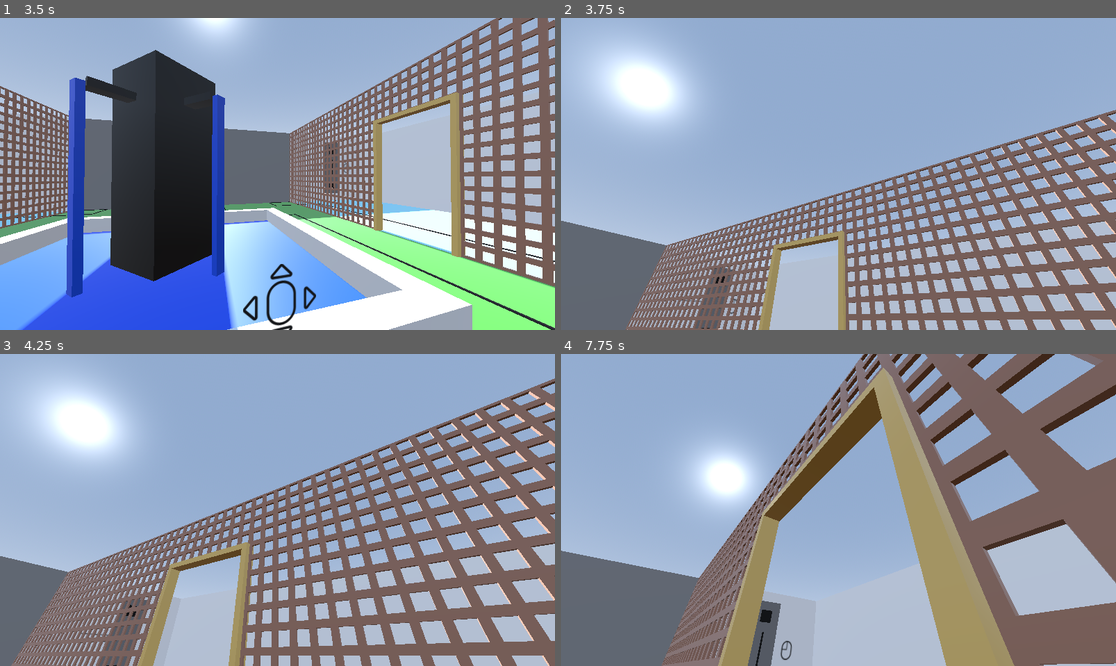
Above: before the commit, frames 1-4 (two rows, left to right).
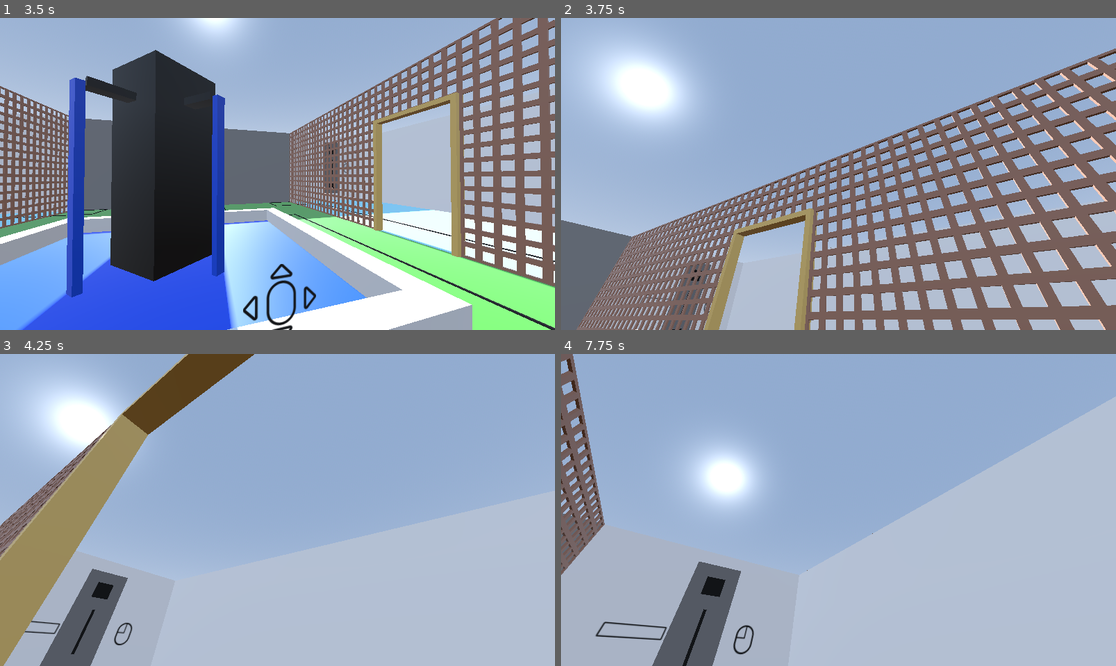
Above: after the commit, the same moments.

Repository: MarkRoss470/grid-puzzle-game
Game: Godot game, scene res://Main.tscn
Two runs of this game, one before a commit and one after it. Both use one fixed random seed, a clock stepped at 60 frames per second and the inputs below.
Inputs (mouse positions are in pixels of both pictures, inside the frame that each line leads up to):
- Up to frame 1 (3.5 s): tap Enter at 0.5 s; move the mouse to (305, 174) at 0.52 s; hold W (move_forward) 0.53-1.28 s; tap Space (free_mouse) at 0.6, 2.85 s; click (305, 174) at 0.67 s; tap R (reset) at 1.25, 2, 2.75 s; move the mouse to (166, 189) at 1.27 s; hold S (move_backward) 1.28-2.03 s; tap Shift (run, bound only after the commit) at 1.35 s; move the mouse to (333, 105) at 2.02 s; hold D (move_right) 2.03-2.78 s; hold Ctrl (run, bound only before the commit) 2.03-2.78 s; move the mouse to (249, 236) at 2.77 s; hold W (move_forward) from 2.78 s (still down); click (249, 236) at 2.92 s
- Up to frame 2 (3.75 s): keep holding W (move_forward); move the mouse to (877, 177) at 3.52 s; hold Shift (run, bound only after the commit) from 3.53 s (still down)
- Up to frame 3 (4.25 s): keep holding W (move_forward); keep holding Shift (run, bound only after the commit)
- Up to frame 4 (7.75 s): move the mouse to (794, 506) at 4.27 s; release Shift (run, bound only after the commit) at 4.28 s; tap Ctrl (run, bound only before the commit) at 4.35 s; move the mouse to (844, 510) at 5.02 s; tap Space (free_mouse) at 5.1, 7.35 s; click (844, 510) at 5.17 s; tap R (reset) at 5.75, 6.5 s; move the mouse to (755, 432) at 5.77 s; release W (move_forward) at 5.78 s; hold D (move_right) 5.78-6.53 s; tap Shift (run, bound only after the commit) at 5.85 s; move the mouse to (960, 494) at 6.52 s; hold W (move_forward) 6.53-7.28 s; hold Ctrl (run, bound only before the commit) 6.53-7.28 s; move the mouse to (727, 525) at 7.27 s; hold D (move_right) from 7.28 s (still down); click (727, 525) at 7.42 s

Frame 1 is identical in both runs. In frame 2, 32% of the frame differs, in the area x 0-100%, y 9-100%; in frame 3, 45%; in frame 4, 51%, in the area x 0-100%, y 0-100%.

Commit message:
Changed sprint key to shift instead of ctrl This prevents users from accidentally pressing ctrl+w, which closes web builds of the game.

Diff:
--- a/Main.tscn
+++ b/Main.tscn
@@ -641,7 +641,6 @@
 script = ExtResource("5_t78nx")
 target_paths = Array[NodePath]([NodePath("Top Left"), NodePath("Top Right"), NodePath("Bottom Left"), NodePath("Bottom Right"), NodePath("Right Click Prompt")])
 params = Array[int]([0, 0, 0, 0, 0])
-load_on_start = true
 
 [node name="Top Left" type="Node3D" parent="Courtyard/Puzzles/Tutorial/Key Puzzles Intro" node_paths=PackedStringArray("key_hint_tile", "instance", "on_complete")]
 transform = Transform3D(1, 0, 0, 0, 1, 0, 0, 0, 1, 0.5, -0.5, 0)
--- a/project.godot
+++ b/project.godot
@@ -56,7 +56,7 @@
 }
 run={
 "deadzone": 0.5,
-"events": [Object(InputEventKey,"resource_local_to_scene":false,"resource_name":"","device":0,"window_id":0,"alt_pressed":false,"shift_pressed":false,"ctrl_pressed":false,"meta_pressed":false,"pressed":false,"keycode":0,"physical_keycode":4194326,"key_label":0,"unicode":0,"echo":false,"script":null)
+"events": [Object(InputEventKey,"resource_local_to_scene":false,"resource_name":"","device":-1,"window_id":0,"alt_pressed":false,"shift_pressed":false,"ctrl_pressed":false,"meta_pressed":false,"pressed":false,"keycode":0,"physical_keycode":4194325,"key_label":0,"unicode":0,"echo":false,"script":null)
 ]
 }
 reset={
